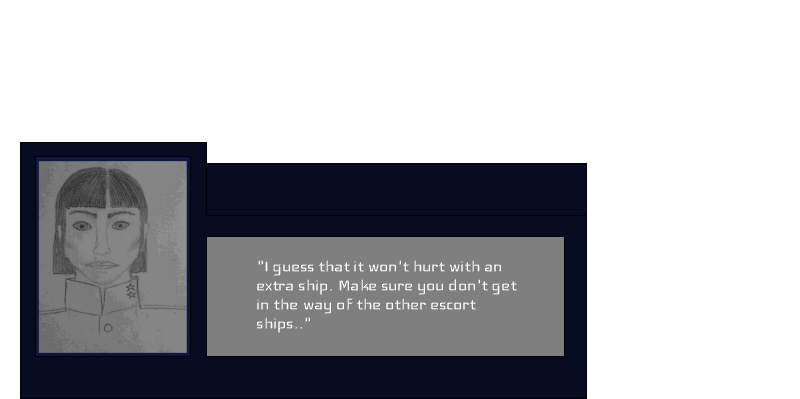
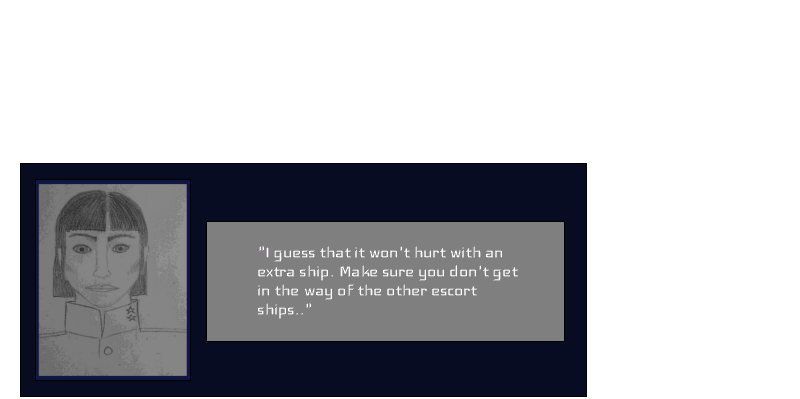
Layer changes from the first 800×399 image to the second:
painted on "Layer #1" over [257, 246, 518, 333]
removed layer "Layer #2" over [20, 142, 587, 399]
